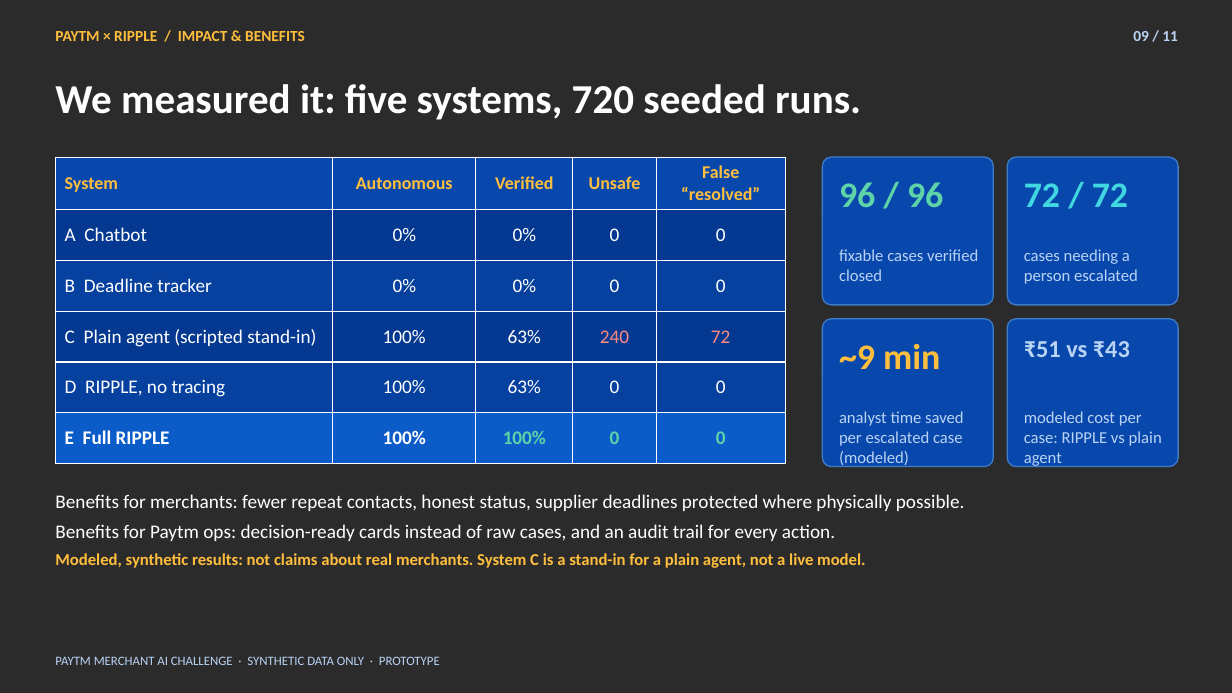
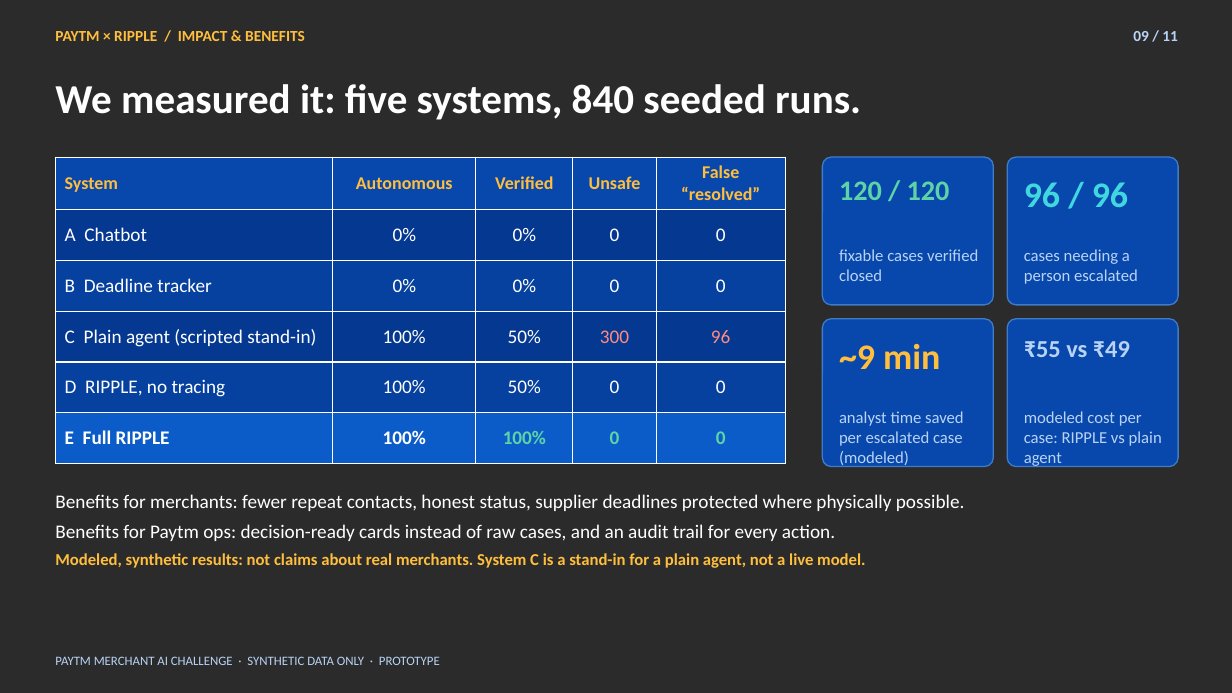
Before and after one commit to anshgupta-456/ripple, a slide deck: slide 9 of docs/RIPPLE_Pitch_Deck_v3.pptx. Drawn at 1232x693 pixels with LibreOffice and Linux fonts; fonts in the diff are those of the drawing; background and template pictures are left out; a plain dark background stands for a picture behind light text. Boxes give left, top, right and bottom in pixels: in the first picture for what was removed or moved away, otherwise in the second. Text is boxed around its words. In the diff, an @@ line names an element or a change of style, - is before the commit and + after.

```diff
--- a/docs/RIPPLE_Pitch_Deck_v3.pptx
+++ b/docs/RIPPLE_Pitch_Deck_v3.pptx
@@ text at (55,84,861,120): text changed @@
-We measured it: five systems, 720 seeded runs.
+We measured it: five systems, 840 seeded runs.
@@ table at (55,157,786,462) @@
-row 4: C Plain agent (scripted stand-in) | 100% | 63% | 240 | 72
+row 4: C Plain agent (scripted stand-in) | 100% | 50% | 300 | 96
-row 5, column 3: 63%
+row 5, column 3: 50%
@@ text at (839,181,950,200): text changed; size 28 to 22 pt @@
-96 / 96
+120 / 120
@@ text at (1024,182,1128,207): text changed @@
-72 / 72
+96 / 96
@@ text at (1024,341,1130,357): text changed @@
-₹51 vs ₹43
+₹55 vs ₹49
```
Also in this commit, not shown: 3 other slides changed.
